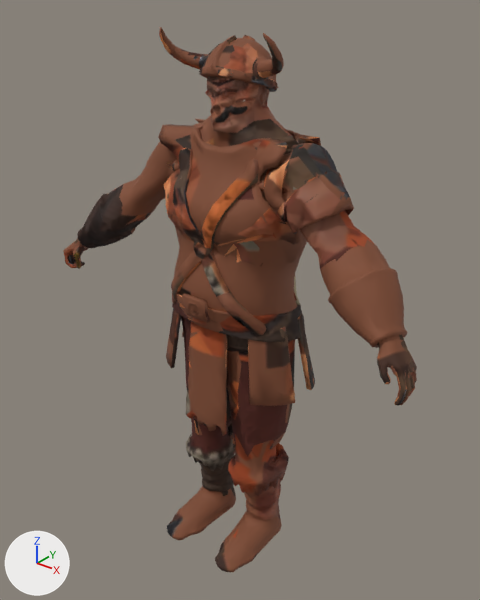
An edit to the glTF model public/assets/models/enemy_marauder_rust.glb, drawn before and after from the same camera.
One viewpoint serves both versions: a 50 mm camera at (1.342, -1.654, 2.054) aimed at (0.007, 0.014, 1.02). The lights are fixed; the arrows at lower left show +X, +Y and +Z. The first picture is the older version. Vertices at exactly the same position are counted once.

Names of what the first picture shows: 'enemy_marauder_rust_mesh'.
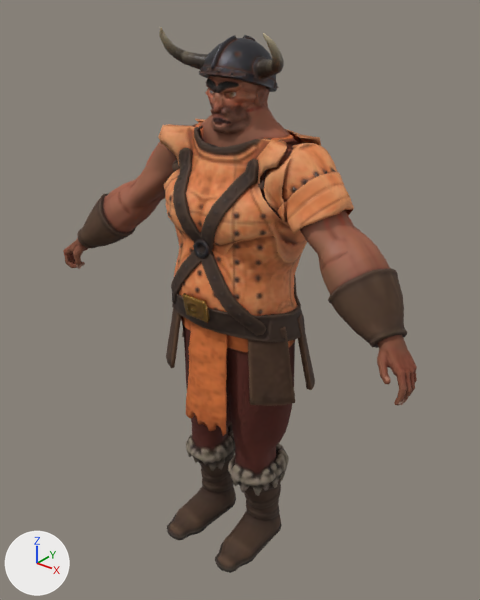
Changed parts and their boxes (x1, y1, x2, y2) in the pictures (480 x 600 px; the box of a moved part takes in the faces that stretch with it):
'enemy_marauder_rust_mesh', reshaped: before (63, 27, 417, 572); after (63, 27, 417, 573)
part 1 of me_enemy_marauder_rust_mesh, moved or reshaped: before (160, 38, 307, 572); after (160, 38, 307, 573)
part 2 of me_enemy_marauder_rust_mesh, moved or reshaped: (77, 234, 119, 248) in both
part 3 of me_enemy_marauder_rust_mesh, surface changed: (66, 27, 417, 569) in both

The change, as a list of edits to the scene's bpy script:
```text
Change me_enemy_marauder_rust_mesh:
    used by ob_enemy_marauder_rust_mesh; location = (0.0, 0.0, 0.0)
    remove me_enemy_marauder_rust_mesh.from_pydata(...)  # 7123 vertices, 14225 faces; spans x -0.74..0.75, y -0.26..0.21, z 0.0..1.92
    add me_enemy_marauder_rust_mesh.from_pydata(...)  # 7124 vertices, 14227 faces; spans x -0.74..0.75, y -0.26..0.21, z 0.0..1.92
    me_enemy_marauder_rust_mesh part 1: 46 vertices moved from x -0.23..0.26, y -0.2..0.13, z 0.02..1.88 to x -0.23..0.26, y -0.2..0.13, z 0.01..1.88; 176 vertices removed from x -0.24..0.26, y -0.25..0.18, z 0.0..1.84; 176 vertices added at x -0.24..0.26, y -0.25..0.19, z 0.0..1.87
    me_enemy_marauder_rust_mesh part 2: 2 vertices moved within x -0.51, y -0.11, z 1.15; 6 vertices removed from x -0.64..-0.62, y -0.18..-0.06, z 1.1..1.16; 7 vertices added at x -0.64..-0.61, y -0.18..-0.06, z 1.11..1.16
    me_enemy_marauder_rust_mesh part 3: 12272 kept faces spanning x -0.74..0.75, y -0.26..0.21, z 0.0..1.92 get new texture (UV) coordinates
    other edits to the shape of me_enemy_marauder_rust_mesh do not show in these pictures
```
